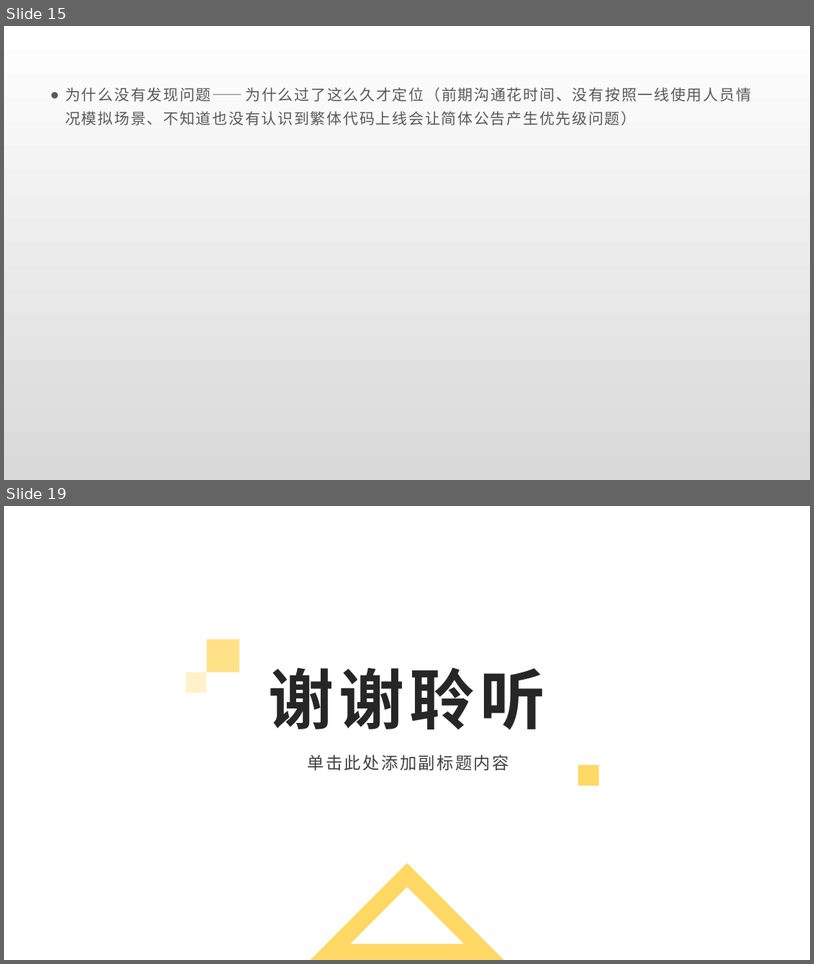
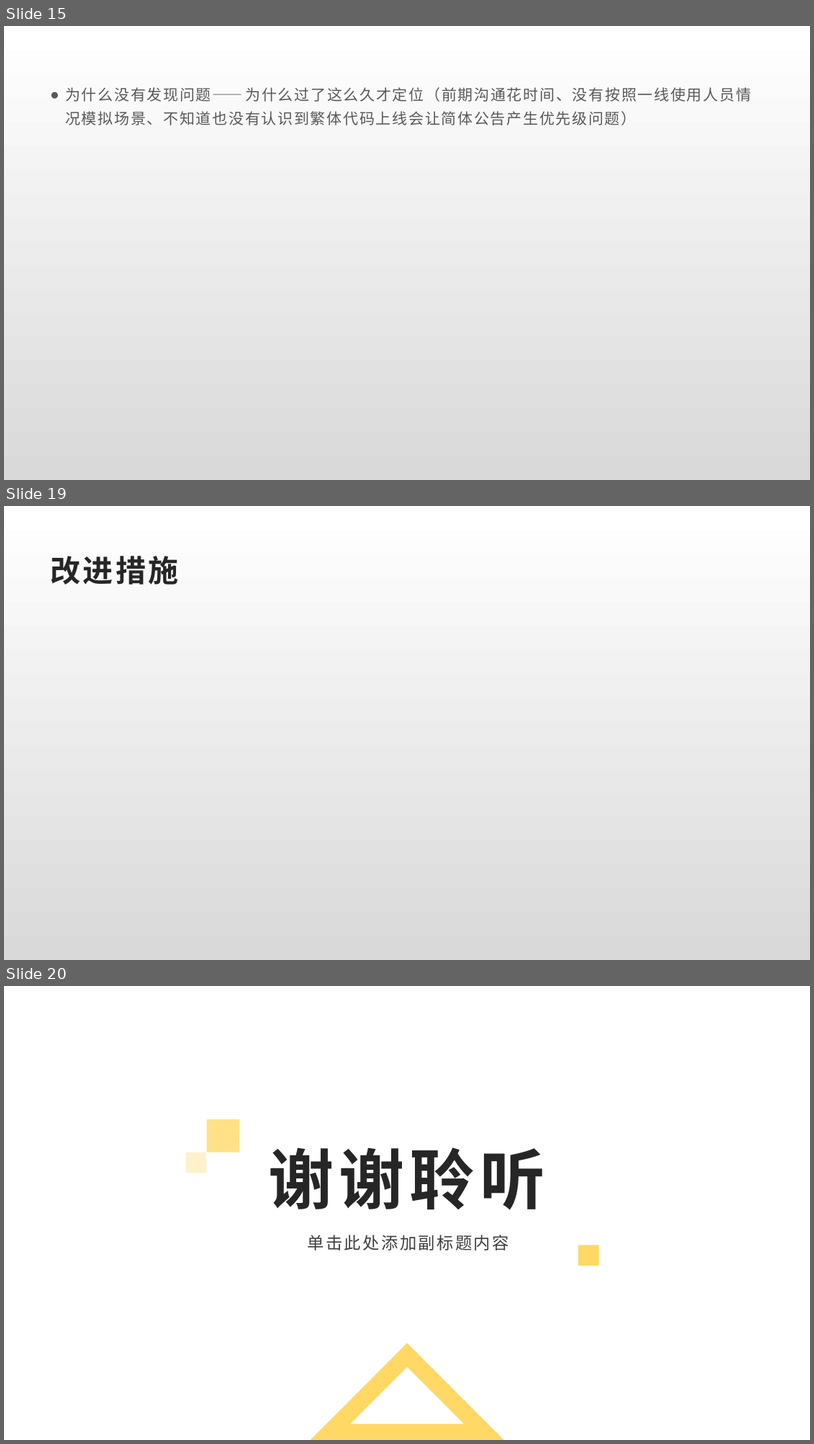
Before and after one commit to Rexixe1993/JavaScriptLesson, a slide deck: 全球版灌篮OBT复盘总结.pptx. Shown one above the other, each under a label of ours: slides 15 and 19 before the commit, slides 15, 19 and 20 after it; the slides between them are not shown. The pictures are 814x964 and 814x1444 pixels, drawn with LibreOffice and Linux fonts; fonts in the diff are those of the drawing; background and template pictures are left out. Boxes give left, top, right and bottom in pixels: in the first picture for what was removed or moved away, otherwise in the second. Text is boxed around its words. In the diff, an @@ line names an element or a change of style, - is before the commit and + after.

```diff
--- a/全球版灌篮OBT复盘总结.pptx
+++ b/全球版灌篮OBT复盘总结.pptx
@@ slide 19 added at bbox=[4, 506, 810, 960], background gradient #FFFFFF to #D9D9D9 @@
@@ title added at bbox=[50, 556, 178, 584], 36 pt, text #262626, bold @@
+改进措施
@@ what was slide 19 is now slide 20 @@
```
Also in this commit, not shown: 2 slides changed, 2 other slides added, 2 slides removed.
